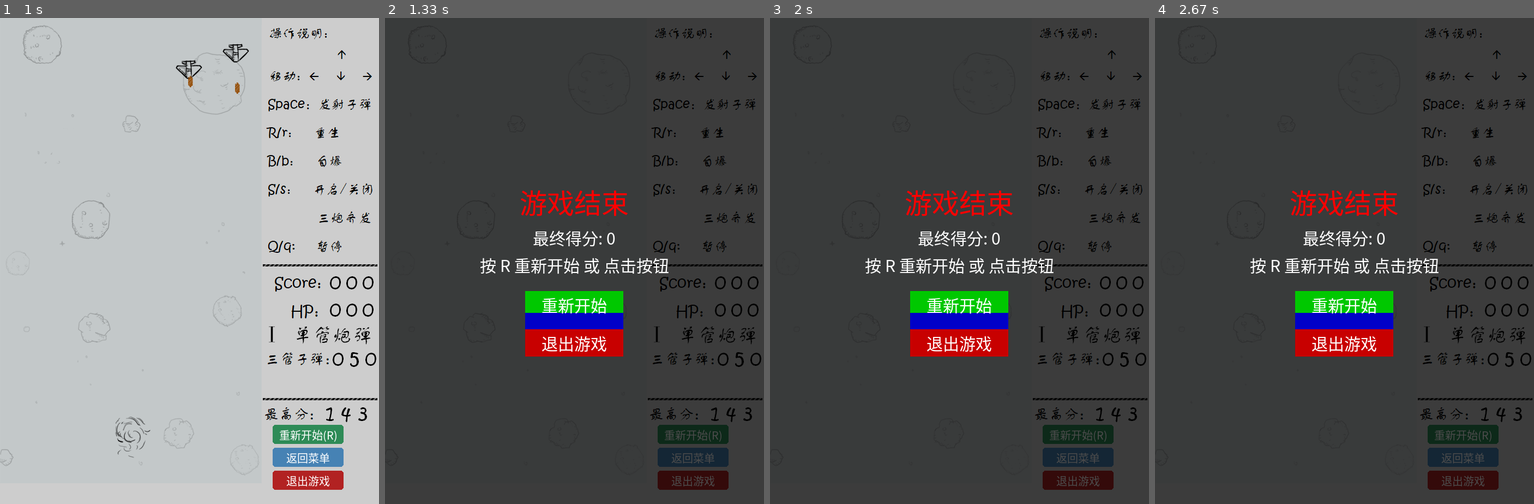
Above: before the commit, frames 1-4 (left to right).
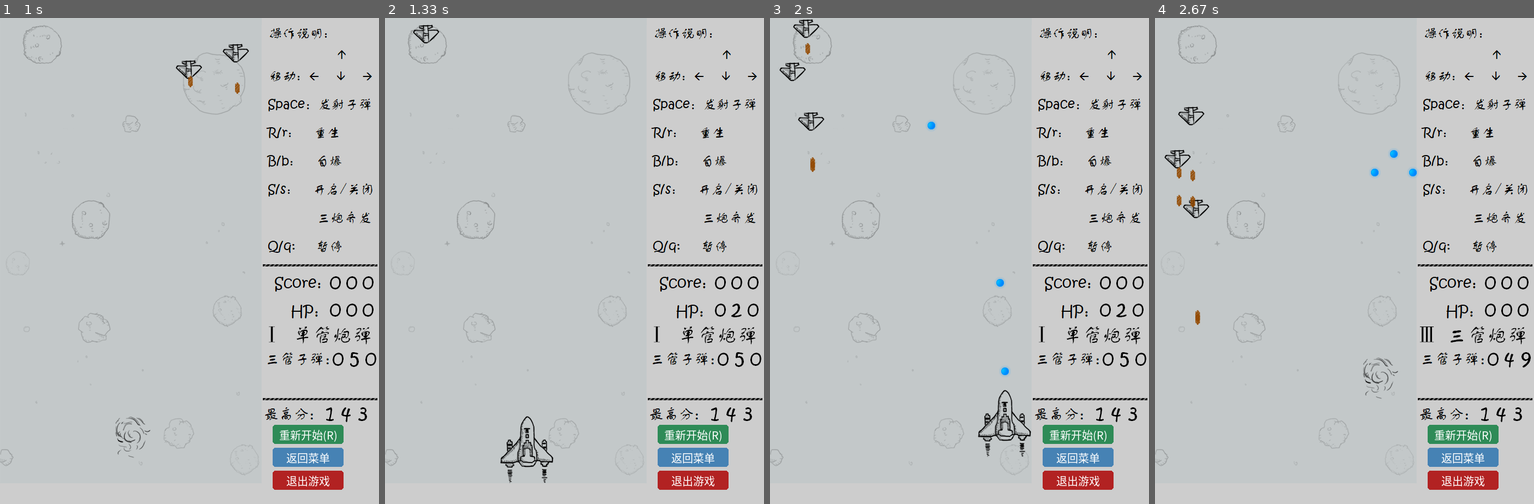
Above: after the commit, the same moments.

Repository: Jerry-Guo1020/pygame_biubiubiu
Game: pygame game, started from main.py
Two runs of this game, one before a commit and one after it. Both use one fixed random seed, a clock stepped at 60 frames per second and the inputs below.
Inputs (mouse positions are in pixels of both pictures, inside the frame that each line leads up to):
- Up to frame 1 (1 s): press the mouse at (189, 251) at 0.37 s; move the mouse to (231, 251) at 0.47 s; release the mouse at (276, 251) at 0.6 s; tap B at 0.67 s
- Up to frame 2 (1.33 s): click "重新开始(R)" at 1.05 s
- Up to frame 3 (2 s): hold Right 1.33-1.8 s; tap Space at 1.4, 1.7, 1.9 s; hold Up from 1.83 s (still down); tap S at 1.98 s
- Up to frame 4 (2.67 s): release Up at 2.13 s; hold Right 2.17-2.63 s; tap Space at 2.23, 2.53 s; tap B at 2.32 s

Frame 1 is identical in both runs. In frame 2, 99% of the frame differs, in the area x 0-100%, y 0-100%; in frame 3, 99%; in frame 4, 99%.

Commit message:
feat(ui): 优化游戏结束界面UI和交互体验
- 调整字体大小，增强可读性和视觉层次感
- 增加半透明遮罩，增强文字突出效果
- 重新设计按钮布局，采用居中排列和圆角背景
- 统一按钮颜色风格，与主界面风格一致
- 支持鼠标左键点击按钮操作，提升交互便捷性
- 添加返回主菜单按钮及相应事件处理
- 优化按键响应逻辑，简化重启流程

Diff:
--- a/main.py
+++ b/main.py
@@ -344,60 +344,87 @@
                         return
 
     def show_game_over(self):
-        """显示游戏结束界面"""
-        font = pygame.font.SysFont('SimHei', 30)
-        big_font = pygame.font.SysFont('SimHei', 50)
-
+        """显示游戏结束界面 - UI优化版"""
+        # 定义字体
+        font_btn = pygame.font.SysFont('SimHei', 22)  # 按钮字体略微调大
+        font_score = pygame.font.SysFont('SimHei', 35)
+        big_font = pygame.font.SysFont('SimHei', 60)
+
+        # 绘制半透明遮罩
         overlay = pygame.Surface((config.SCREEN_SIZE[0], config.SCREEN_SIZE[1]))
-        overlay.set_alpha(180)
+        overlay.set_alpha(200) # 稍微加深一点透明度，突出文字
         overlay.fill((0, 0, 0))
         self.window_screen.blit(overlay, (0, 0))
 
-        game_over_text = big_font.render('游戏结束', True, (255, 0, 0))
-        score_text = font.render(f'最终得分: {self.hit_score}', True, (255, 255, 255))
-        restart_text = font.render('按 R 重新开始 或 点击按钮', True, (255, 255, 255))
-
-        game_over_x = (config.SCREEN_SIZE[0] - game_over_text.get_width()) // 2
-        score_x = (config.SCREEN_SIZE[0] - score_text.get_width()) // 2
-        restart_x = (config.SCREEN_SIZE[0] - restart_text.get_width()) // 2
-
-        self.window_screen.blit(game_over_text, (game_over_x, 300))
-        self.window_screen.blit(score_text, (score_x, 380))
-        self.window_screen.blit(restart_text, (restart_x, 430))
-
-        quit_rect = pygame.Rect(config.SCREEN_SIZE[0]//2 - 90, 570, 180, 50)
-        backhome_text = pygame.Rect(config.SCREEN_SIZE[0]//2 - 90, 540, 180, 50)
-        restart_rect = pygame.Rect(config.SCREEN_SIZE[0]//2 - 90, 500, 180, 50)
-
-        pygame.draw.rect(self.window_screen, (0, 200, 0), restart_rect)
-        pygame.draw.rect(self.window_screen, (0, 0, 200), backhome_text)
-        pygame.draw.rect(self.window_screen, (200, 0, 0), quit_rect)
-
-
-        restart_btn_text = font.render('重新开始', True, (255, 255, 255))
-        quit_btn_text = font.render('退出游戏', True, (255, 255, 255))
-
-        self.window_screen.blit(restart_btn_text, (restart_rect.centerx - restart_btn_text.get_width()//2, restart_rect.centery - restart_btn_text.get_height()//2))
-        self.window_screen.blit(quit_btn_text, (quit_rect.centerx - quit_btn_text.get_width()//2, quit_rect.centery - quit_btn_text.get_height()//2))
+        # 绘制标题和分数
+        game_over_text = big_font.render('游戏结束', True, (255, 50, 50)) # 标题用淡红色
+        score_text = font_score.render(f'最终得分: {self.hit_score}', True, (255, 215, 0)) # 分数用金色
+
+        # 计算标题居中坐标
+        cx = config.SCREEN_SIZE[0] // 2
+        self.window_screen.blit(game_over_text, (cx - game_over_text.get_width() // 2, 200))
+        self.window_screen.blit(score_text, (cx - score_text.get_width() // 2, 300))
+
+        # ================= [按钮 UI 配置] =================
+        # 按钮参数
+        btn_w, btn_h = 200, 45  # 按钮宽200，高45
+        btn_x = cx - btn_w // 2 # 按钮X轴居中
+        start_y = 420           # 第一个按钮的起始Y高度
+        gap_y = 65              # 按钮垂直间距
+
+        # 定义颜色 (和你主界面保持一致)
+        color_restart = (46, 139, 87)   # 海洋绿
+        color_return = (70, 130, 180)   # 钢蓝
+        color_quit = (178, 34, 34)      # 耐火砖红
+        text_color = (255, 255, 255)
+
+        # 定义按钮区域 (Rect)
+        rect_restart = pygame.Rect(btn_x, start_y, btn_w, btn_h)
+        rect_return = pygame.Rect(btn_x, start_y + gap_y, btn_w, btn_h)
+        rect_quit = pygame.Rect(btn_x, start_y + gap_y * 2, btn_w, btn_h)
+
+        # 绘制按钮背景 (带圆角)
+        pygame.draw.rect(self.window_screen, color_restart, rect_restart, border_radius=10)
+        pygame.draw.rect(self.window_screen, color_return, rect_return, border_radius=10)
+        pygame.draw.rect(self.window_screen, color_quit, rect_quit, border_radius=10)
+
+        # 渲染按钮文字
+        txt_restart = font_btn.render('重新开始(R)', True, text_color)
+        txt_return = font_btn.render('返回主菜单', True, text_color)
+        txt_quit = font_btn.render('退出游戏', True, text_color)
+
+        # 文字居中绘制
+        self.window_screen.blit(txt_restart, (rect_restart.centerx - txt_restart.get_width()//2, rect_restart.centery - txt_restart.get_height()//2))
+        self.window_screen.blit(txt_return, (rect_return.centerx - txt_return.get_width()//2, rect_return.centery - txt_return.get_height()//2))
+        self.window_screen.blit(txt_quit, (rect_quit.centerx - txt_quit.get_width()//2, rect_quit.centery - txt_quit.get_height()//2))
 
         pygame.display.update()
 
+        # ================= [事件循环] =================
         while True:
             self.clock.tick(60)
             for event in pygame.event.get():
                 if event.type == QUIT:
                     sys.exit()
+
                 elif event.type == KEYDOWN:
                     if event.key == K_r:
                         self.reborn()
-                        return
+                        return # 退出当前循环，回到run循环
+
                 elif event.type == MOUSEBUTTONDOWN:
-                    mx, my = pygame.mouse.get_pos()
-                    if restart_rect.collidepoint(mx, my):
-                        self.reborn()
-                        return
-                    elif quit_rect.collidepoint(mx, my):
-                        sys.exit()
+                    if pygame.mouse.get_pressed()[0]: # 确保是左键点击
+                        mx, my = pygame.mouse.get_pos()
+
+                        # 检测点击区域
+                        if rect_restart.collidepoint(mx, my):
+                            self.reborn()
+                            return
+                        elif rect_return.collidepoint(mx, my):
+                            self.return_to_main_menu()
+                            return
+                        elif rect_quit.collidepoint(mx, my):
+                            sys.exit()
 
     def return_to_main_menu(self):
         """返回主菜单界面"""
